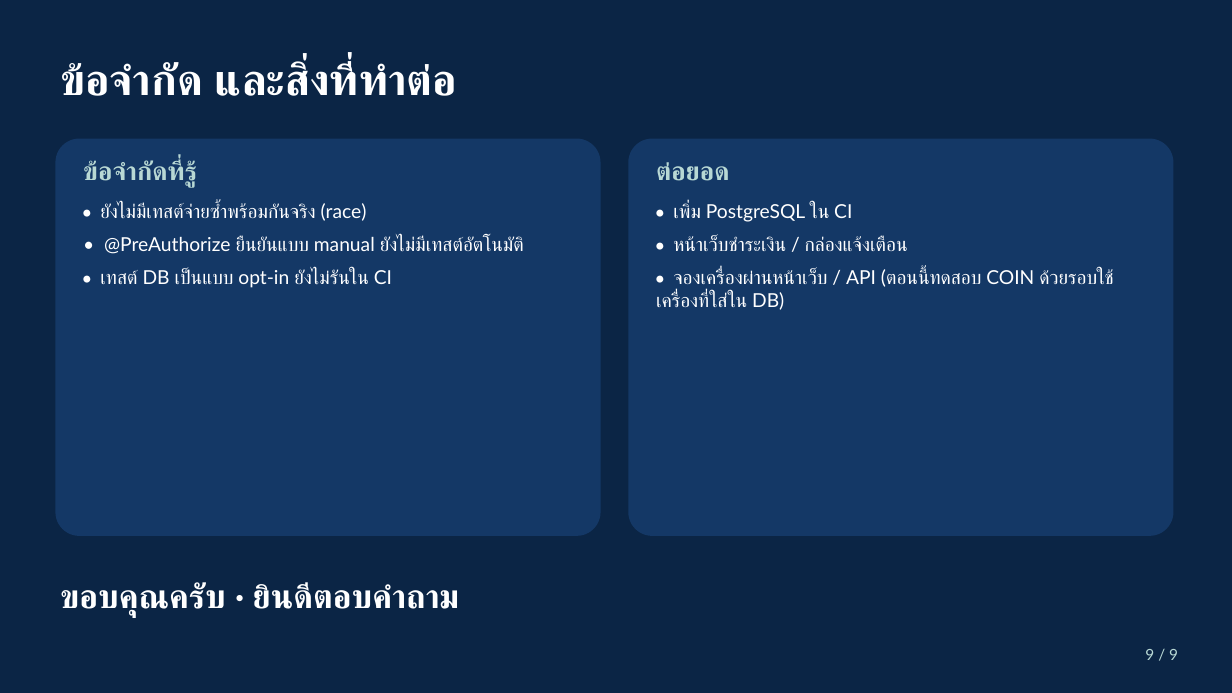
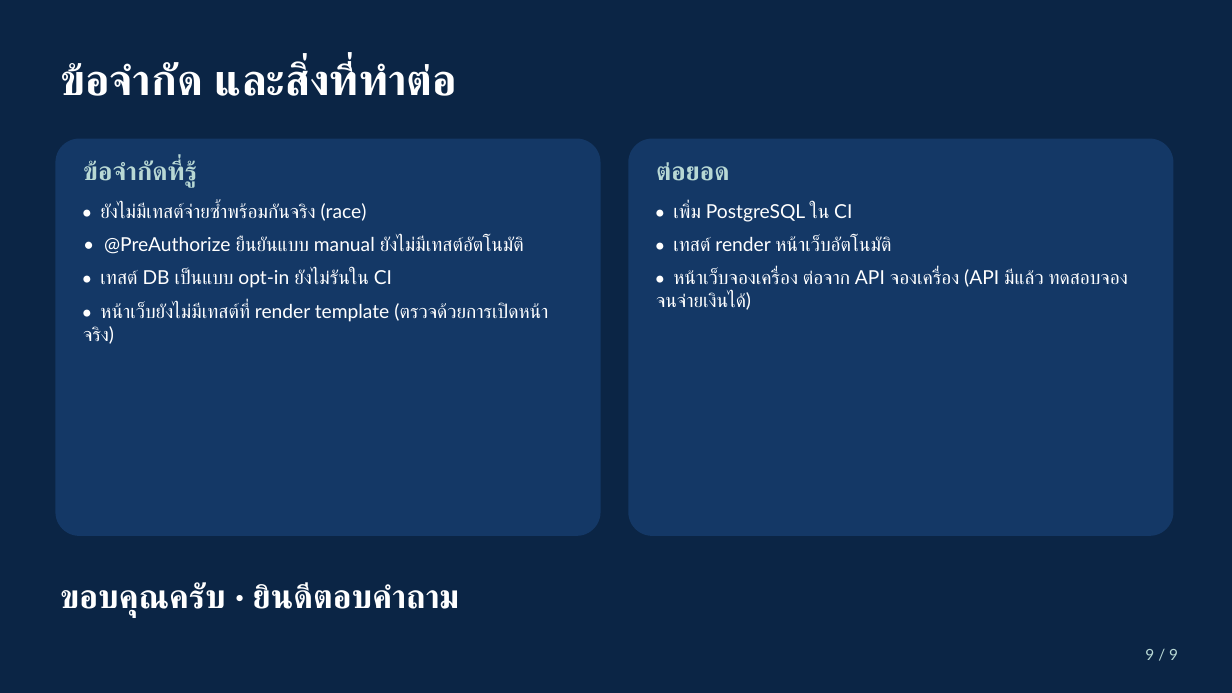
Before and after one commit to Oakiez/Laundry-Hub, a slide deck: slide 9 of doc/slide/shogun-payment-notification.pptx. Drawn at 1232x693 pixels with LibreOffice and Linux fonts; fonts in the diff are those of the drawing. Boxes give left, top, right and bottom in pixels: in the first picture for what was removed or moved away, otherwise in the second. Text is boxed around its words. In the diff, an @@ line names an element or a change of style, - is before the commit and + after.

```diff
--- a/doc/slide/shogun-payment-notification.pptx
+++ b/doc/slide/shogun-payment-notification.pptx
@@ text at (x1=656, y1=236, x2=1044, y2=310): text changed @@
-• หน้าเว็บชำระเงิน / กล่องแจ้งเตือน
-• จองเครื่องผ่านหน้าเว็บ / API (ตอนนี้ทดสอบ COIN ด้วยรอบใช้เครื่องที่ใส่ใน DB)
+• เทสต์ render หน้าเว็บอัตโนมัติ
+• หน้าเว็บจองเครื่อง ต่อจาก API จองเครื่อง (API มีแล้ว ทดสอบจองจนจ่ายเงินได้)
@@ text at (x1=83, y1=302, x2=548, y2=344): paragraph added @@
+• หน้าเว็บยังไม่มีเทสต์ที่ render template (ตรวจด้วยการเปิดหน้าจริง)
```
Also in this commit, not shown: 2 other slides changed, 18 other files.
